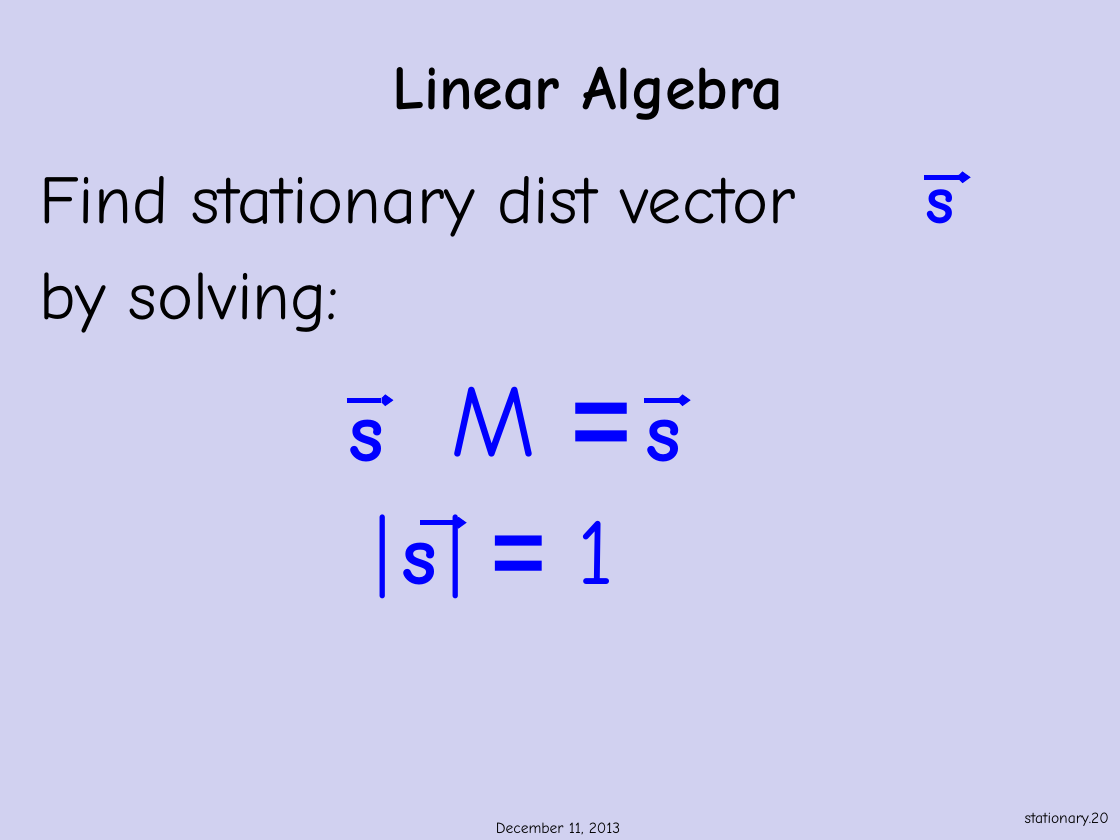
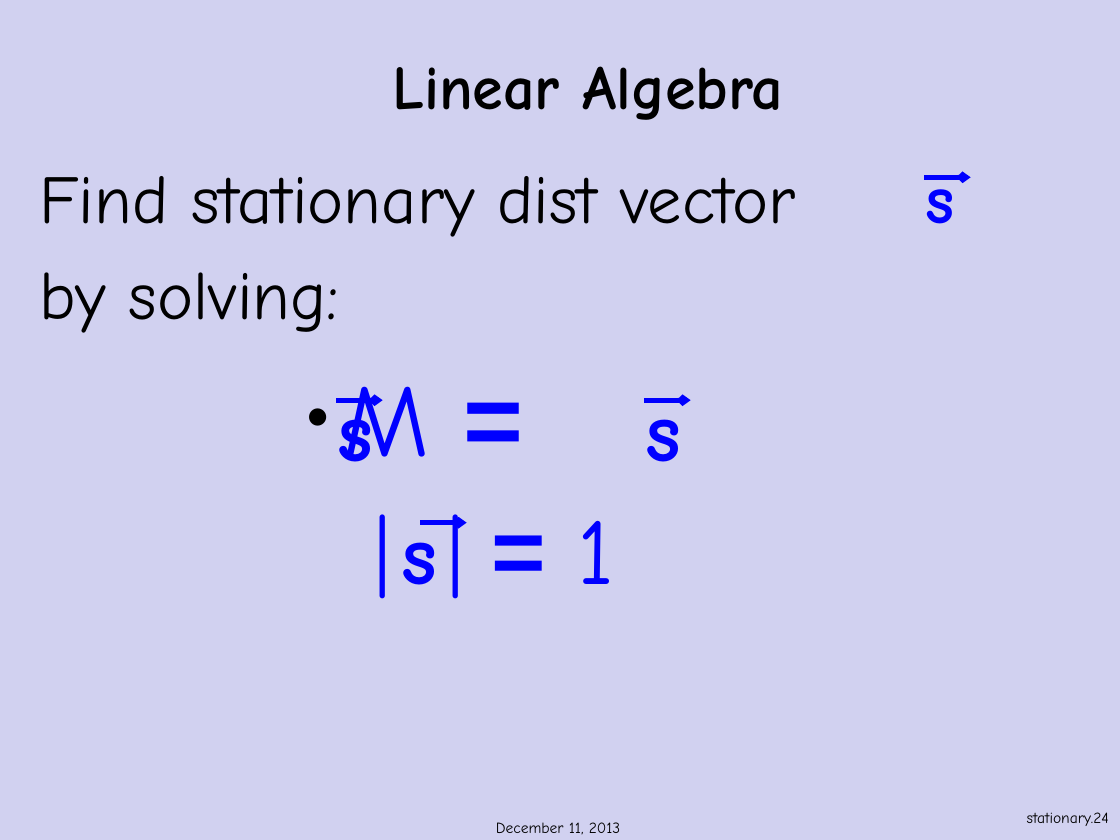
Before and after one commit to armeyer/mcs_web, a slide deck: slide 24 of fall13/slidesF13/stationary-distribution.pptx (slide 20 before the commit). Drawn at 1120x840 pixels with LibreOffice and Linux fonts; fonts in the diff are those of the drawing; background and template pictures are left out. Boxes give left, top, right and bottom in pixels: in the first picture for what was removed or moved away, otherwise in the second. Text is boxed around its words. In the diff, an @@ line names an element or a change of style, - is before the commit and + after.

```diff
--- a/fall13/slidesF13/stationary-distribution.pptx
+++ b/fall13/slidesF13/stationary-distribution.pptx
@@ text at (292,386,429,462): text changed; font Comic Neue to Noto Sans CJK TC @@
-M =
+･M =
@@ text "s" rewrapped from (348,396,384,462) to (338,389,374,462) @@
@@ arrow moved from (347, 400) - (393, 400) to (336, 400) - (383, 400) @@
@@ page number at (1027,812,1109,826): text changed @@
-stationary.20
+stationary.24
```
Also in this commit, not shown: 15 other slides changed, 4 slides added, 3 other files.
